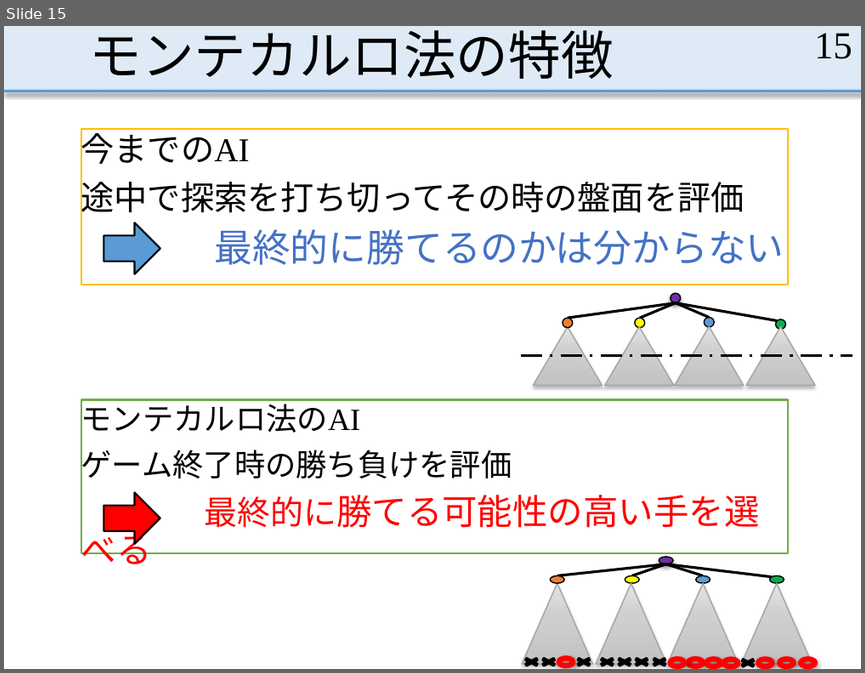
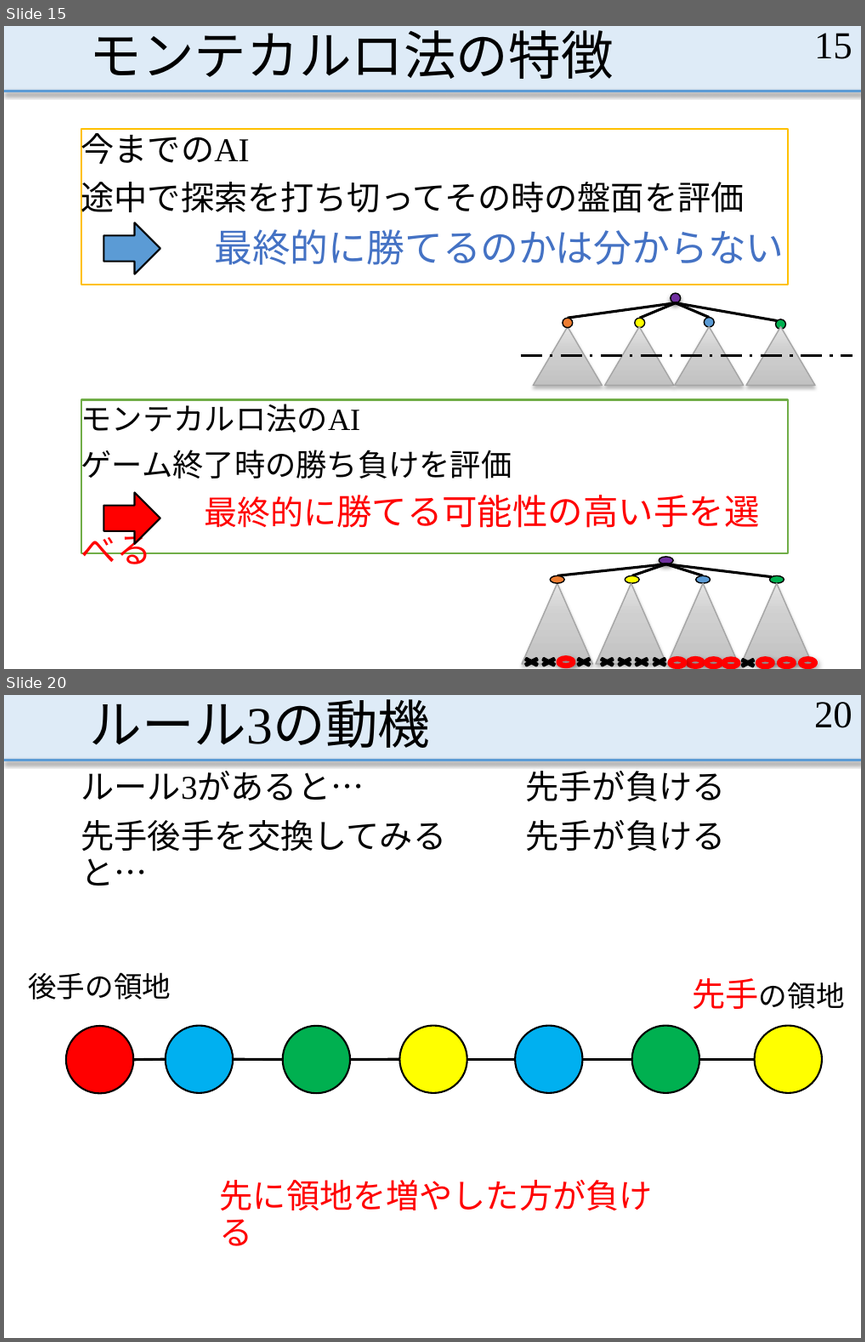
Before and after one commit to MasayaOda/SR, a slide deck: 中間発表1210.pptx. Shown one above the other, each under a label of ours: slide 15 before the commit, slides 15 and 20 after it; the slides between them are not shown. The pictures are 865x673 and 865x1342 pixels, drawn with LibreOffice and Linux fonts; fonts in the diff are those of the drawing. Boxes give left, top, right and bottom in pixels: in the first picture for what was removed or moved away, otherwise in the second. Text is boxed around its words. In the diff, an @@ line names an element or a change of style, - is before the commit and + after.

```diff
--- a/中間発表1210.pptx
+++ b/中間発表1210.pptx
@@ slide 20 added at bbox=[4, 695, 861, 1338], background #FFFFFF; not listed: 2 template elements that a slide beside it also shows @@
@@ title added at bbox=[90, 699, 431, 748], 44 pt, text #000000 @@
+ルール3の動機
@@ page number added at bbox=[814, 702, 852, 728], 32 pt, text #000000 @@
+20
@@ text added at bbox=[81, 765, 364, 800], 28 pt, text #000000 @@
+ルール3があると…
@@ text added at bbox=[526, 765, 726, 801], 28 pt, text #000000 @@
+先手が負ける
@@ text added at bbox=[81, 820, 446, 885], 28 pt, text #000000 @@
+先手後手を交換してみると…
@@ text added at bbox=[526, 820, 726, 851], 28 pt, text #000000 @@
+先手が負ける
@@ text added at bbox=[28, 972, 171, 999], 24 pt, text #000000 @@
+後手の領地
@@ text added at bbox=[692, 978, 845, 1009], 24 pt, text #000000 @@
+先手の領地
@@ ellipse added at bbox=[66, 1026, 133, 1094], fill #FF0000, outline #000000 1.5 pt @@
@@ ellipse added at bbox=[166, 1025, 233, 1093], fill #00B0F0, outline #000000 1.5 pt @@
@@ ellipse added at bbox=[283, 1026, 350, 1094], fill #00B050, outline #000000 1.5 pt @@
@@ ellipse added at bbox=[400, 1025, 467, 1093], fill #FFFF00, outline #000000 1.5 pt @@
@@ ellipse added at bbox=[515, 1025, 582, 1093], fill #00B0F0, outline #000000 1.5 pt @@
@@ ellipse added at bbox=[632, 1025, 699, 1093], fill #00B050, outline #000000 1.5 pt @@
@@ ellipse added at bbox=[755, 1025, 823, 1093], fill #FFFF00, outline #000000 1.5 pt @@
@@ line added from (133, 1059) to (166, 1059), #000000 2.25 pt @@
@@ line added from (233, 1059) to (283, 1059), #000000 2.25 pt @@
@@ line added from (350, 1059) to (400, 1059), #000000 2.25 pt @@
@@ line added from (466, 1059) to (515, 1059), #000000 2.25 pt @@
@@ line added from (582, 1059) to (632, 1059), #000000 2.25 pt @@
@@ line added from (699, 1059) to (755, 1059), #000000 2.25 pt @@
@@ text added at bbox=[220, 1179, 653, 1246], 28 pt, text #FF0000 @@
+先に領地を増やした方が負ける
```
Also in this commit, not shown: 9 slides changed, 8 other slides added.
